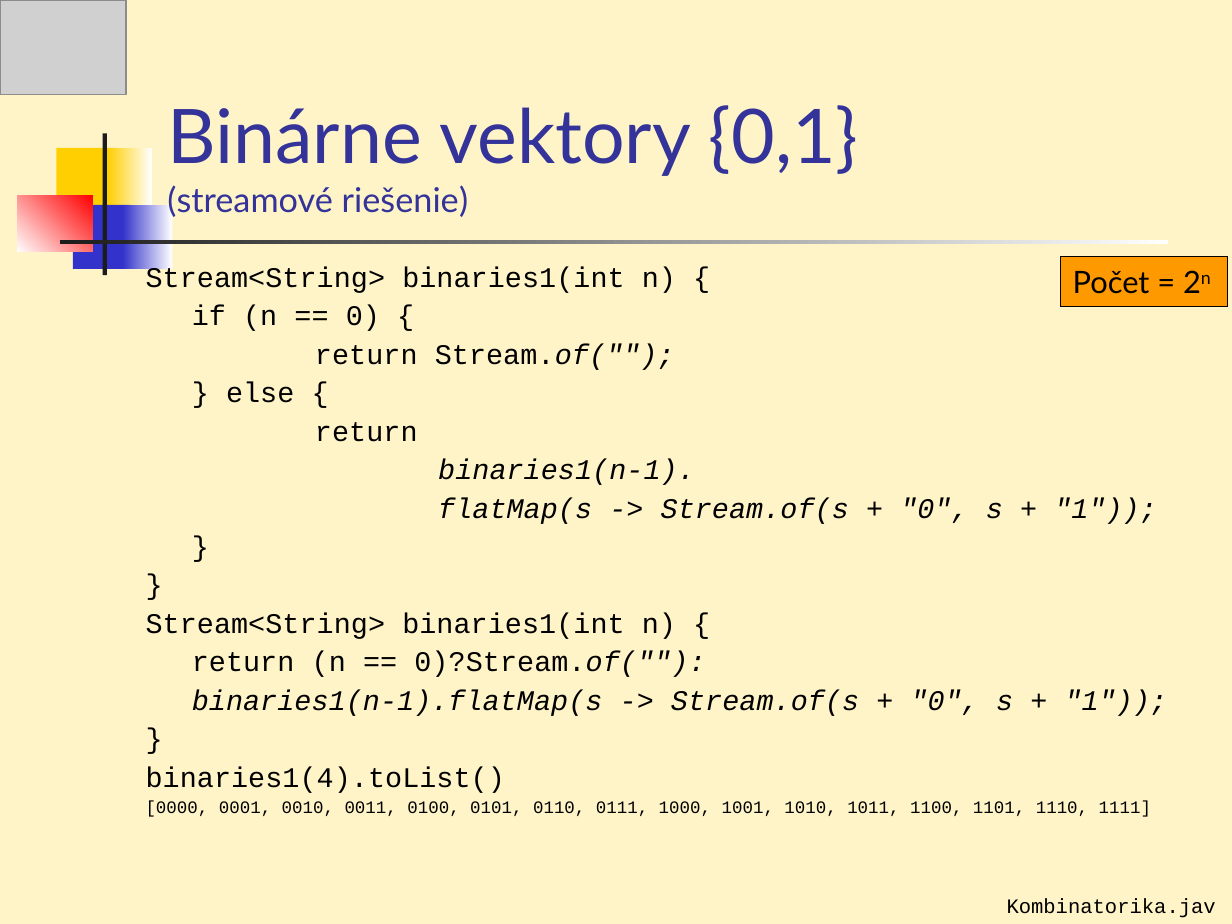
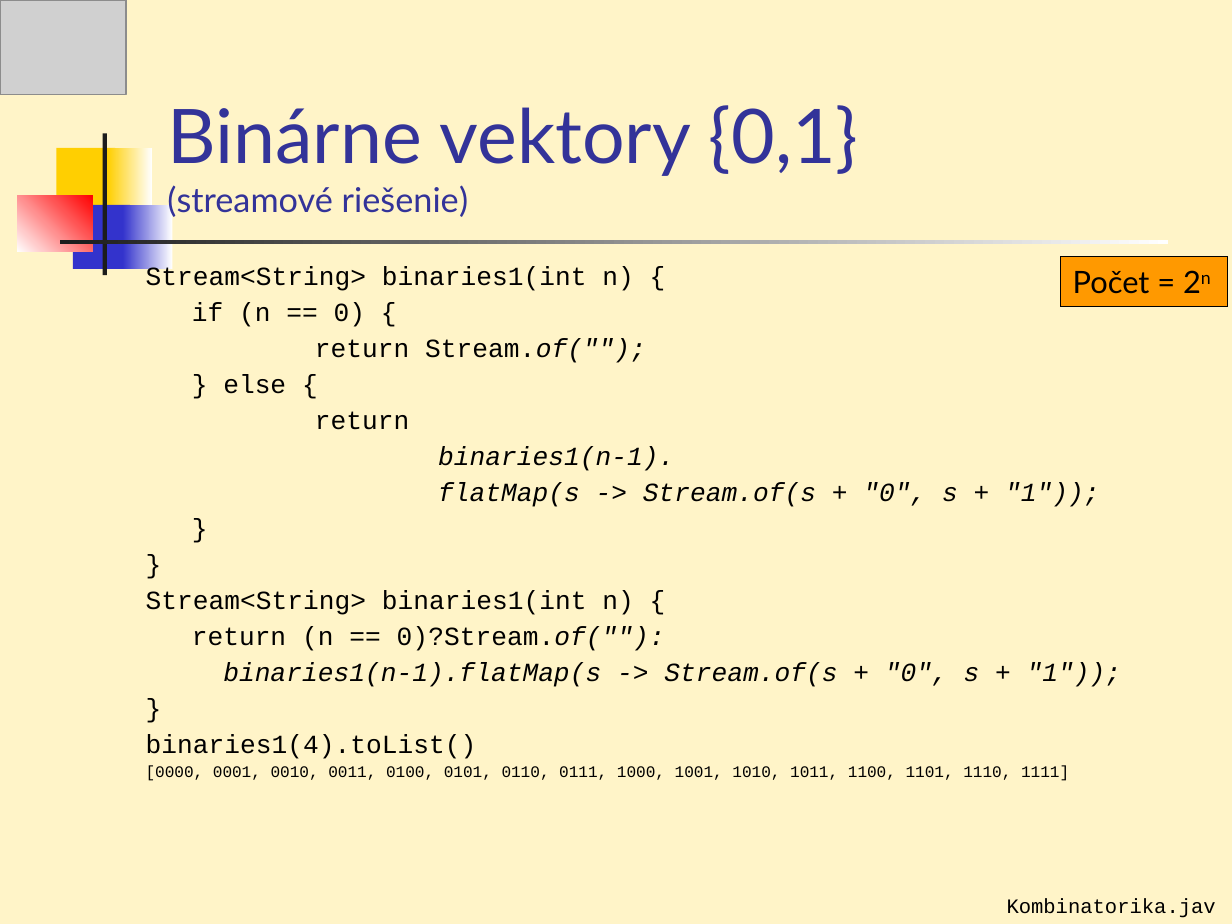
Before and after one commit to Programovanie4/Prednasky, a slide deck: slide 38 of 07/07_java.ppt. Drawn at 1232x924 pixels with LibreOffice and Linux fonts; fonts in the diff are those of the drawing; grey boxes stand for pictures. Boxes give left, top, right and bottom in pixels: in the first picture for what was removed or moved away, otherwise in the second. Text is boxed around its words. In the diff, an @@ line names an element or a change of style, - is before the commit and + after.

```diff
--- a/07/07_java.ppt
+++ b/07/07_java.ppt
@@ text "Stream<String> binaries1(int n) {" at bbox=[146, 267, 1211, 781]: size 16.6 to 15.3 pt in "Stream<String> binaries1(int n) {", "if (n == 0) {", "return Stream.of("");", "} else {" and 10 more places; size 10.2 to 9.3 pt in "[0000, 0001, 0010, 0011, 0100, 0101, 0110, ..." @@
```
Also in this commit, not shown: 2 other slides changed, 4 other files.
